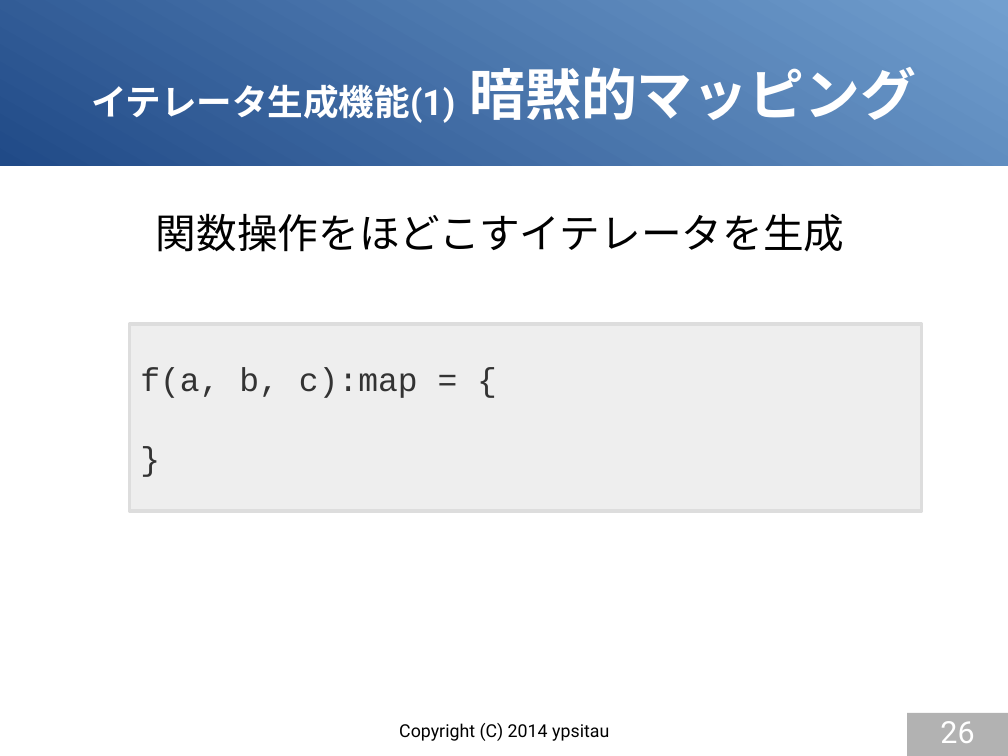
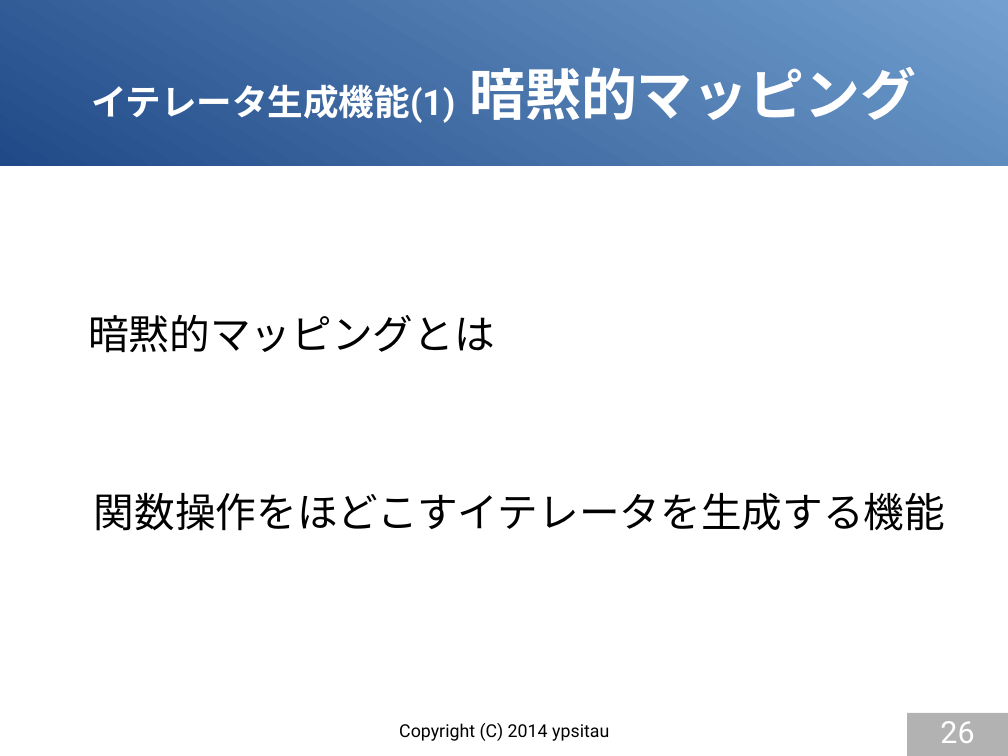
Before and after one commit to gura-lang/gura-doc, a slide deck: slide 26 of presentation/gura-introduction.odp. Drawn at 1008x756 pixels with LibreOffice and Linux fonts; fonts in the diff are those of the drawing. Boxes give left, top, right and bottom in pixels: in the first picture for what was removed or moved away, otherwise in the second. Text is boxed around its words. In the diff, an @@ line names an element or a change of style, - is before the commit and + after.

```diff
--- a/presentation/gura-introduction.odp
+++ b/presentation/gura-introduction.odp
@@ text added at [88, 314, 494, 353], 32 pt, text #000000 @@
+暗黙的マッピングとは
@@ rectangle removed at [130, 324, 922, 511] @@
-f(a, b, c):map = {
-}
@@ text at [94, 492, 945, 531]: text changed @@
-関数操作をほどこすイテレータを生成
+関数操作をほどこすイテレータを生成する機能
```
Also in this commit, not shown: 9 other slides changed, 5 slides added.
